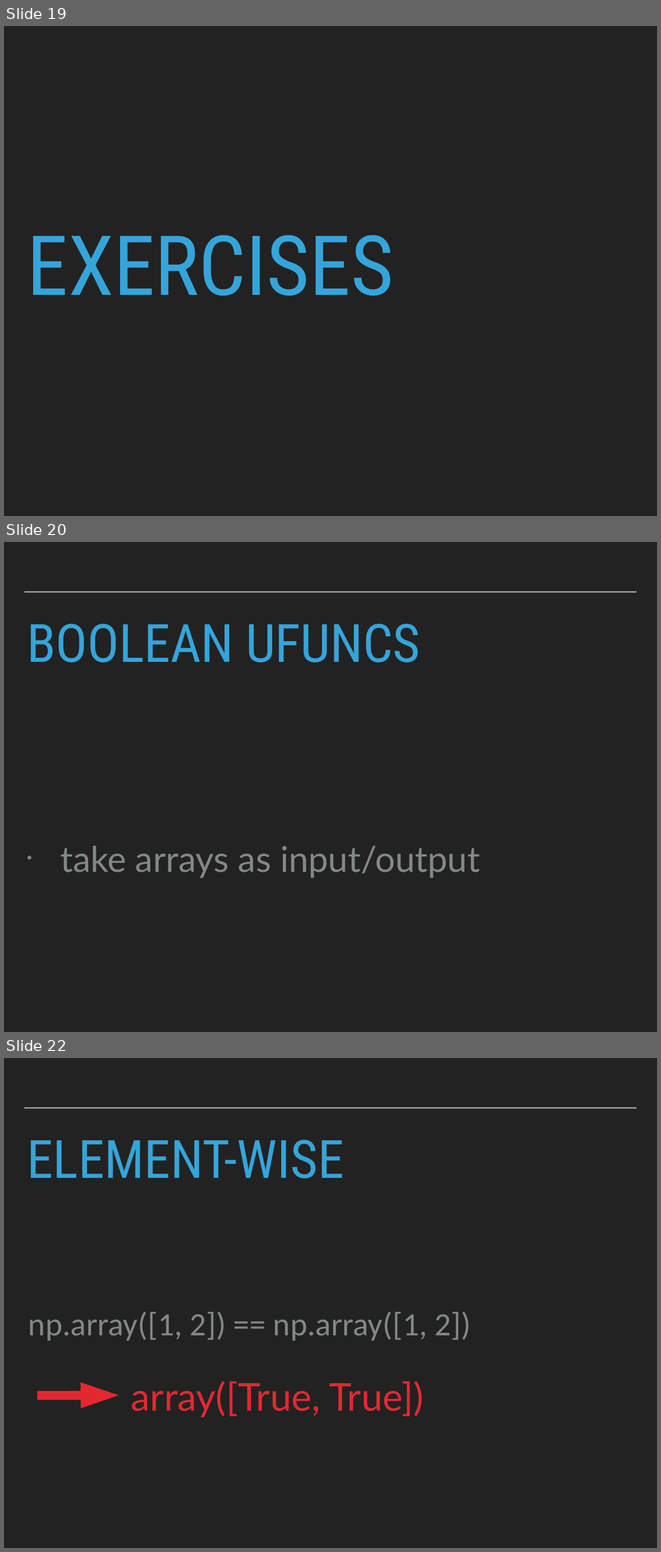
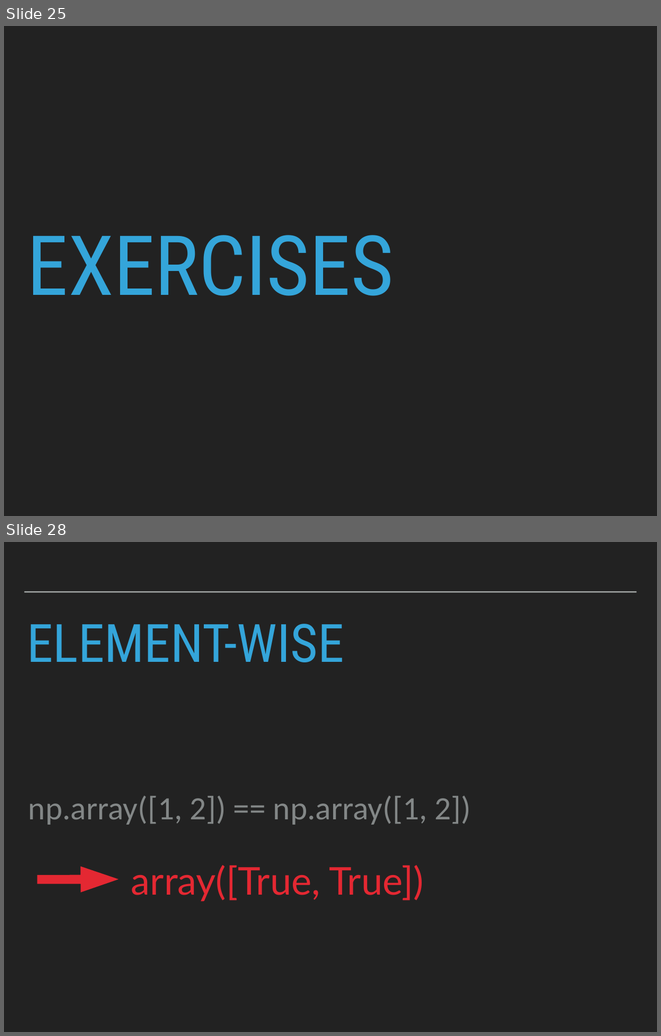
Before and after one commit to patricks1/python-for-data-science, a slide deck: Session05/Session5_Slides.pptx. Shown one above the other, each under a label of ours: slides 19, 20 and 22 before the commit, slides 25 and 28 after it; the slides between them are not shown. The pictures are 661x1552 and 661x1036 pixels, drawn with LibreOffice and Linux fonts; fonts in the diff are those of the drawing. Boxes give left, top, right and bottom in pixels: in the first picture for what was removed or moved away, otherwise in the second. Text is boxed around its words. In the diff, an @@ line names an element or a change of style, - is before the commit and + after.

```diff
--- a/Session05/Session5_Slides.pptx
+++ b/Session05/Session5_Slides.pptx
@@ slide 20 removed at box(4, 542, 657, 1032), background #222222; not listed: 1 template element that a slide beside it also shows @@
@@ title removed at box(27, 624, 420, 662) @@
-BOOLEAN UFUNCS
@@ text removed at box(60, 846, 480, 878) @@
-• take arrays as input/output
@@ what was slide 19 is now slide 25 @@
@@ what was slide 22 is now slide 28 @@
```
Also in this commit, not shown: 4 slides changed, 14 slides added, 4 other slides removed, 2 other files.
